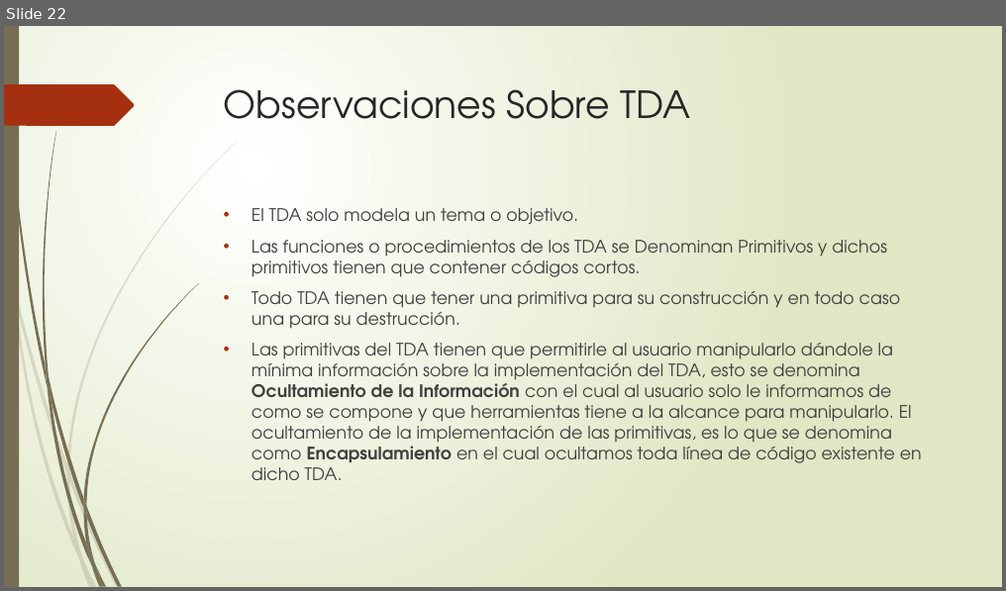
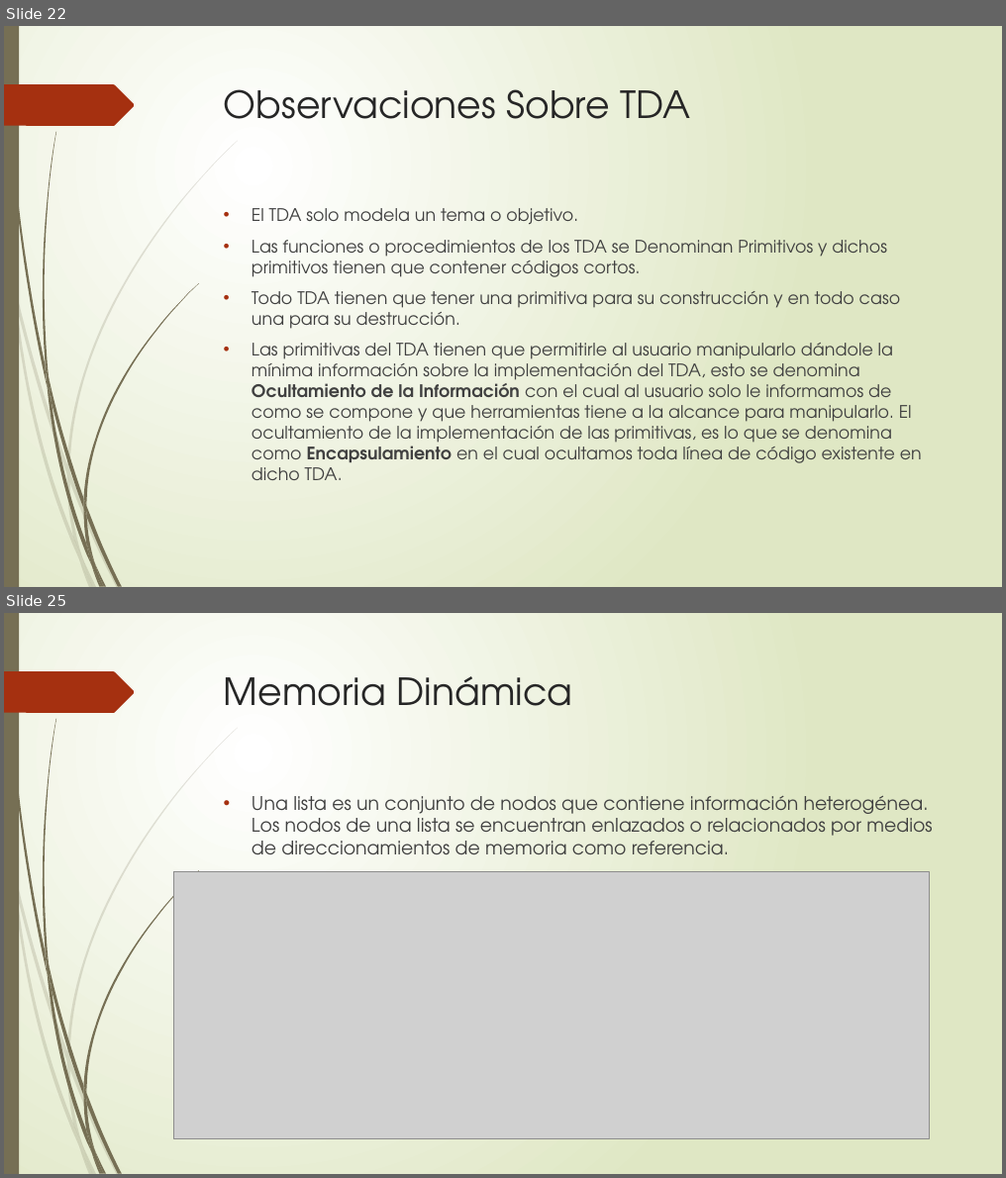
Before and after one commit to nahataen/ITT_EstructuraDatos, a slide deck: Estructura de Datos Clase 1.pptx. Shown one above the other, each under a label of ours: slide 22 before the commit, slides 22 and 25 after it; the slides between them are not shown. The pictures are 1006x591 and 1006x1178 pixels, drawn with LibreOffice and Linux fonts; fonts in the diff are those of the drawing; grey boxes stand for pictures. Boxes give left, top, right and bottom in pixels: in the first picture for what was removed or moved away, otherwise in the second. Text is boxed around its words. In the diff, an @@ line names an element or a change of style, - is before the commit and + after.

Commit message:
En esta aplicación se encuentra el primer ejercicio de la construccion de un TDA. usando elementos EOA

```diff
--- a/Estructura de Datos Clase 1.pptx
+++ b/Estructura de Datos Clase 1.pptx
@@ slide 25 added at (x1=4, y1=613, x2=1002, y2=1174), background gradient #FFFFFF to #DFE8C4; not listed: 24 template elements that a slide beside it also shows @@
@@ title added at (x1=224, y1=676, x2=573, y2=706), 36 pt, text #262626 @@
+Memoria Dinámica
@@ text added at (x1=252, y1=796, x2=932, y2=856), 18 pt, text #404040 @@
+• Una lista es un conjunto de nodos que contiene información heterogénea. Los nodos de una lista se encuentran enlazados o relacionados por medios de direccionamientos de memoria como referencia.
@@ picture added at (x1=174, y1=872, x2=930, y2=1140) @@
```
Also in this commit, not shown: 1 slide changed, 1 other slide added, 2 slides removed, 43 other files.
